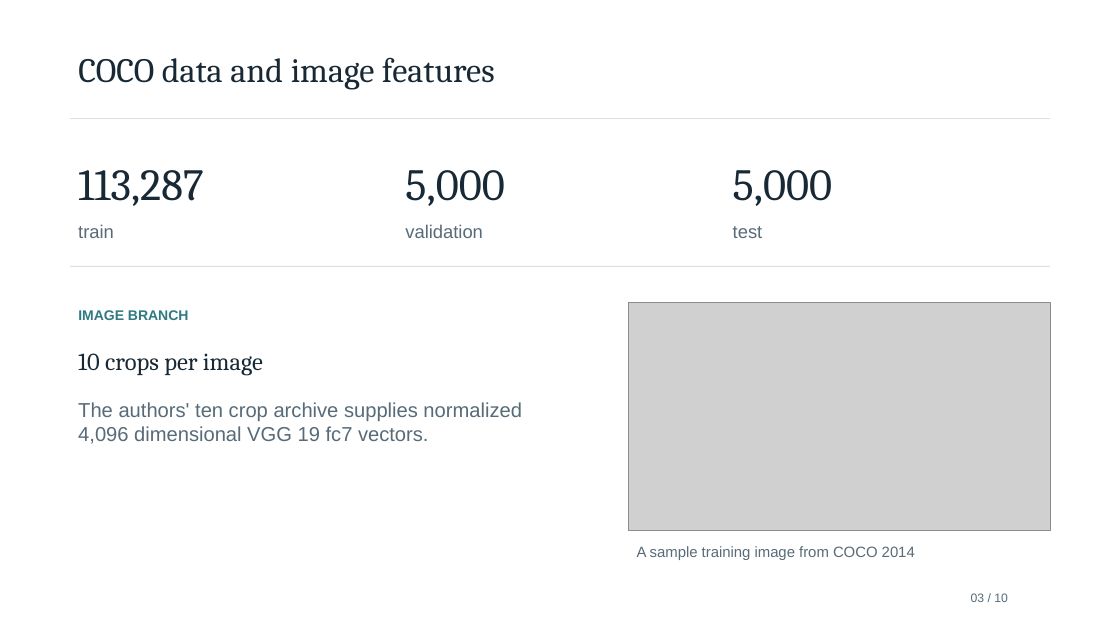
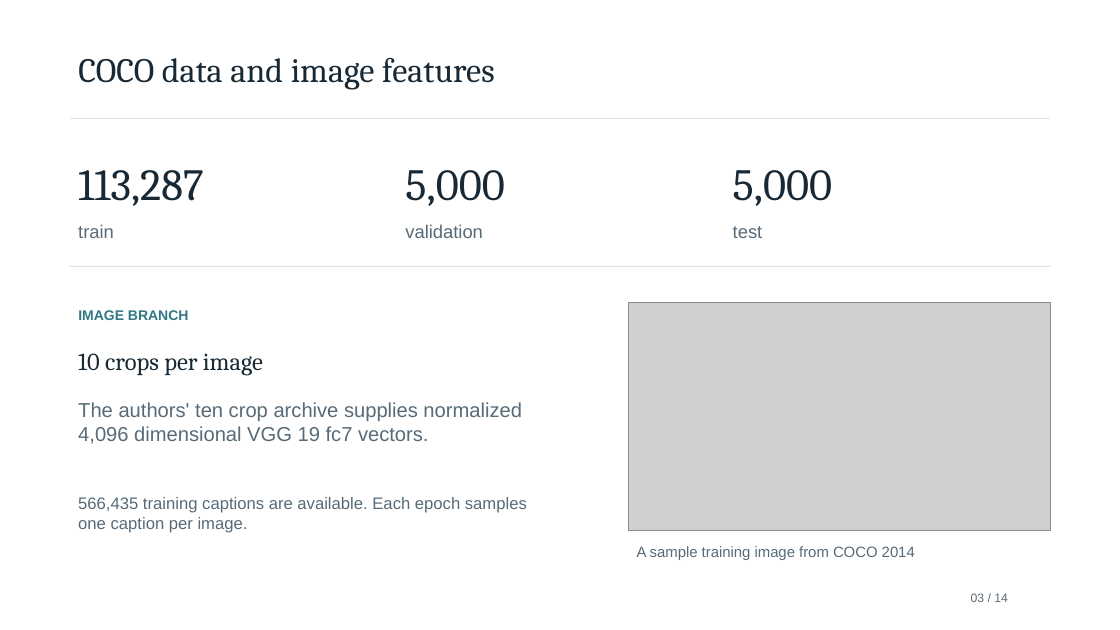
Before and after one commit to kishansaaai/ML_PROJECT, a slide deck: slide 3 of ML_PROJECT_review.pptx. Drawn at 1120x630 pixels with LibreOffice and Linux fonts; fonts in the diff are those of the drawing; grey boxes stand for pictures. Boxes give left, top, right and bottom in pixels: in the first picture for what was removed or moved away, otherwise in the second. Text is boxed around its words. In the diff, an @@ line names an element or a change of style, - is before the commit and + after.

```diff
--- a/ML_PROJECT_review.pptx
+++ b/ML_PROJECT_review.pptx
@@ text added at (78,497,527,533), 14.2 pt, text #576B78 @@
+566,435 training captions are available. Each epoch samples one caption per image.
@@ text at (971,593,1008,602): text changed @@
-03 / 10
+03 / 14
```
Also in this commit, not shown: 7 other slides changed, 6 slides added, 2 slides removed, 13 other files.
